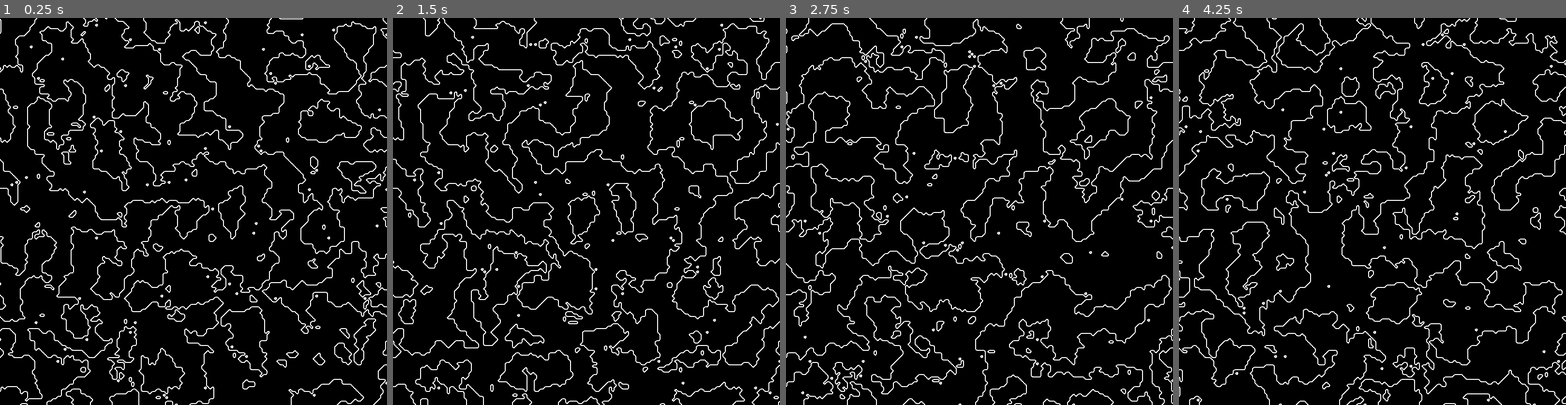
Above: before the commit, frames 1-4 (left to right).
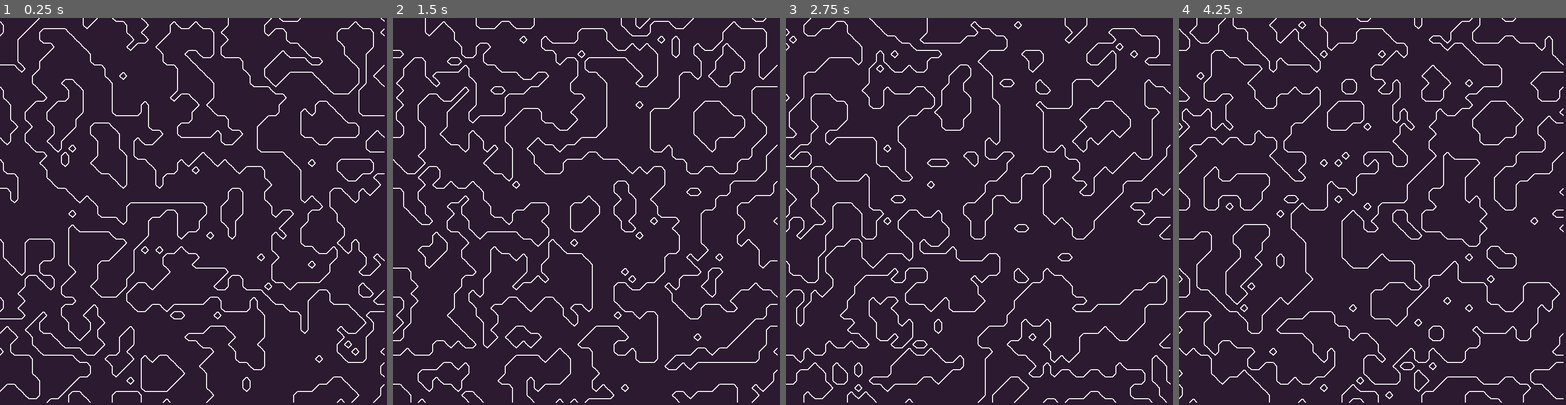
Above: after the commit, the same moments.

Repository: QuesheG/Marching-Squares
Game: Godot game, scene res://node_2d.tscn
The game is run twice, just before and just after one commit, with the same random seed, the same clock (stepped at 60 frames per second) and the same inputs.
Inputs:
- Up to frame 1 (0.25 s): no input
- Up to frame 2 (1.5 s): no input
- Up to frame 3 (2.75 s): no input
- Up to frame 4 (4.25 s): no input

The runs differ from the first frame. In frame 1, 99% of the frame differs, in the area x 0-100%, y 0-100%; in frame 2, 99%; in frame 3, 99%; in frame 4, 99%.

Commit message:
parallelization && bg_color

Diff:
--- a/Node2D.gd
+++ b/Node2D.gd
@@ -4,19 +4,25 @@
 # Code inspired by CodeTrain on YouTube: https://www.youtube.com/@TheCodingTrain #
 #--------------------------------------------------------------------------------#
 
+#TODO: add linear interpolation
+
 var text: CompressedTexture2D = load("res://visualize_point.png")
 
 var size: Vector2
-var offset: int = 5
+var offset: int = 15
 var q_x_points: int
 var q_y_points: int
 
-var point_arr: Array = []
+var point_arr: Array[Array] = []
 
 var frame: int = 0
 var noise: FastNoiseLite = FastNoiseLite.new()
 
-func declare_matrix(point_arr: Array, x_size: int, y_size: int) -> void:
+var num_threads: int = 6
+var threads: Array[Thread]
+
+#-----------Ready Functions--------------#
+func declare_matrix(x_size: int, y_size: int) -> void: #add thread num param
 	for i in x_size + 1:
 		point_arr.append([])
 		for j in y_size + 1:
@@ -37,71 +43,84 @@
 		j = 0
 		i += offset
 
-func calc(noise: FastNoiseLite) -> void:
+func create_threads() -> void:
+	for i in range(num_threads):
+		threads.append(Thread.new())
+
+#-----------Process Functions--------------#
+func calc() -> void:
+	for j in num_threads:
+		threads[j].start(threaded_work.bind(j))
+	for j in num_threads:
+		threads[j].wait_to_finish()
+
+func threaded_work(id_thread: int) -> void:
+	for j in range(id_thread, q_y_points, num_threads):
+		calculate_thread(j)
+
+func calculate_thread(j: int) -> void: #FIXME
 	for i in q_x_points:
-		for j in q_y_points:
+		#código para desenhar malha
+		#line.add_point(point_arr[i][j].Position)
+		#line.add_point(point_arr[i][j + 1].Position)
+		#line.add_point(point_arr[i + 1][j + 1].Position)
+		#line.add_point(point_arr[i + 1][j].Position)
 
-			#código para desenhar malha
-			#line.add_point(point_arr[i][j].Position)
-			#line.add_point(point_arr[i][j + 1].Position)
-			#line.add_point(point_arr[i + 1][j + 1].Position)
-			#line.add_point(point_arr[i + 1][j].Position)
-
-			#quatro pontos:
-			var x: float = i * offset
-			var y: float = j * offset
-			var a: Vector2 = Vector2(x + (offset/2), y)
-			var b: Vector2 = Vector2(x + offset, y + (offset/2))
-			var c: Vector2 = Vector2(x + (offset/2), y + offset)
-			var d: Vector2 = Vector2(x, y + (offset/2))
-			point_arr[i][j].State = ceili(noise.get_noise_3d(x, y, 0))
-			point_arr[i + 1][j].State = ceili(noise.get_noise_3d(x + offset, y, 0))
-			point_arr[i + 1][j + 1].State = ceili(noise.get_noise_3d(x + offset, y + offset, 0))
-			point_arr[i][j + 1].State = ceili(noise.get_noise_3d(x, y + offset, 0))
-			var state: int = get_state(
-				point_arr[i][j].State,
-				point_arr[i + 1][j].State,
-				point_arr[i + 1][j + 1].State,
-				point_arr[i][j + 1].State)
-			match state: #at 0 and 15 we don`t draw anything
-				1:
-					create_line(c, d)
-				2:
-					create_line(b, c)
-				3:
-					create_line(b, d)
-				4:
-					create_line(a, b)
-				5:
-					create_line(a, d)
-					create_line(b, c)
-				6:
-					create_line(a, c)
-				7:
-					create_line(a, d)
-				8:
-					create_line(a, d)
-				9:
-					create_line(a, c)
-				10:
-					create_line(a, b)
-					create_line(c, d)
-				11:
-					create_line(a, b)
-				12:
-					create_line(b, d)
-				13:
-					create_line(b, c)
-				14:
-					create_line(c, d)
+		#quatro pontos:
+		var x: float = i * offset
+		var y: float = j * offset
+		var a: Vector2 = Vector2(x + (offset/2), y)
+		var b: Vector2 = Vector2(x + offset, y + (offset/2))
+		var c: Vector2 = Vector2(x + (offset/2), y + offset)
+		var d: Vector2 = Vector2(x, y + (offset/2))
+		point_arr[i][j].State = ceili(noise.get_noise_3d(x, y, 0))
+		point_arr[i + 1][j].State = ceili(noise.get_noise_3d(x + offset, y, 0))
+		point_arr[i + 1][j + 1].State = ceili(noise.get_noise_3d(x + offset, y + offset, 0))
+		point_arr[i][j + 1].State = ceili(noise.get_noise_3d(x, y + offset, 0))
+		var state: int = get_state(
+			point_arr[i][j].State,
+			point_arr[i + 1][j].State,
+			point_arr[i + 1][j + 1].State,
+			point_arr[i][j + 1].State)
+		match state: #at 0 and 15 we don`t draw anything
+			1:
+				create_line(c, d)
+			2:
+				create_line(b, c)
+			3:
+				create_line(b, d)
+			4:
+				create_line(a, b)
+			5:
+				create_line(a, d)
+				create_line(b, c)
+			6:
+				create_line(a, c)
+			7:
+				create_line(a, d)
+			8:
+				create_line(a, d)
+			9:
+				create_line(a, c)
+			10:
+				create_line(a, b)
+				create_line(c, d)
+			11:
+				create_line(a, b)
+			12:
+				create_line(b, d)
+			13:
+				create_line(b, c)
+			14:
+				create_line(c, d)
 
 func get_state(a: float, b: float, c: float, d: float) -> int:
-	return a*8 + b*4 + c*2 + d
+	return (a*8) + (b*4) + (c*2) + d
 
 func create_line(p1: Vector2, p2: Vector2) -> void:
 	var line: Line2D = Line2D.new()
 	line.width = 2
-	add_child(line)
+	call_deferred("add_child", line)
 	line.add_point(p1)
 	line.add_point(p2)
 
@@ -109,22 +128,29 @@
 	for n in get_children():
 		n.queue_free()
 
+#-----------Built-In Functions--------------#
 func _ready() -> void:
+	RenderingServer.set_default_clear_color(Color(randf(), randf(), randf(), 1))
 	noise.noise_type = FastNoiseLite.TYPE_SIMPLEX
 	noise.frequency = 0.01
-	size = get_viewport_rect().size
+	size = get_viewport_rect().size #TODO: add resizability(?)
 	q_x_points = size.x / offset
 	q_y_points = size.y / offset
-	declare_matrix(point_arr, q_x_points, q_y_points)
+	declare_matrix(q_x_points, q_y_points)
 	make_grid()
-	#calc()
+
+	create_threads()
 
 func _process(_delta: float) -> void:
 	if !frame:
 		clear_lines()
-		calc(noise)
+		calc()
 		noise.offset += Vector3(0.01, 0.01, 1)
 	frame += 1
 	if frame == 5:
 		frame = 0
 	pass
+
+func _exit_tree() -> void:
+	for j in num_threads:
+		threads[j].wait_to_finish()
--- a/icon.svg
+++ /dev/null
@@ -1 +0,0 @@
-<svg height="128" width="128" xmlns="http://www.w3.org/2000/svg"><rect x="2" y="2" width="124" height="124" rx="14" fill="#363d52" stroke="#212532" stroke-width="4"/><g transform="scale(.101) translate(122 122)"><g fill="#fff"><path d="M105 673v33q407 354 814 0v-33z"/><path fill="#478cbf" d="m105 673 152 14q12 1 15 14l4 67 132 10 8-61q2-11 15-15h162q13 4 15 15l8 61 132-10 4-67q3-13 15-14l152-14V427q30-39 56-81-35-59-83-108-43 20-82 47-40-37-88-64 7-51 8-102-59-28-123-42-26 43-46 89-49-7-98 0-20-46-46-89-64 14-123 42 1 51 8 102-48 27-88 64-39-27-82-47-48 49-83 108 26 42 56 81zm0 33v39c0 276 813 276 813 0v-39l-134 12-5 69q-2 10-14 13l-162 11q-12 0-16-11l-10-65H447l-10 65q-4 11-16 11l-162-11q-12-3-14-13l-5-69z"/><path d="M483 600c3 34 55 34 58 0v-86c-3-34-55-34-58 0z"/><circle cx="725" cy="526" r="90"/><circle cx="299" cy="526" r="90"/></g><g fill="#414042"><circle cx="307" cy="532" r="60"/><circle cx="717" cy="532" r="60"/></g></g></svg>
--- a/project.godot
+++ b/project.godot
@@ -11,9 +11,10 @@
 [application]
 
 config/name="AlgoTest"
+config/tags=PackedStringArray("algo_visualization")
 run/main_scene="res://node_2d.tscn"
 config/features=PackedStringArray("4.2", "Forward Plus")
-config/icon="res://icon.svg"
+config/icon="res://visualize_point.png"
 
 [debug]
 
@@ -23,6 +24,7 @@
 
 window/size/viewport_width=800
 window/size/viewport_height=800
+window/size/mode=2
 
 [rendering]
 
Not shown, removed: icon.svg.import
